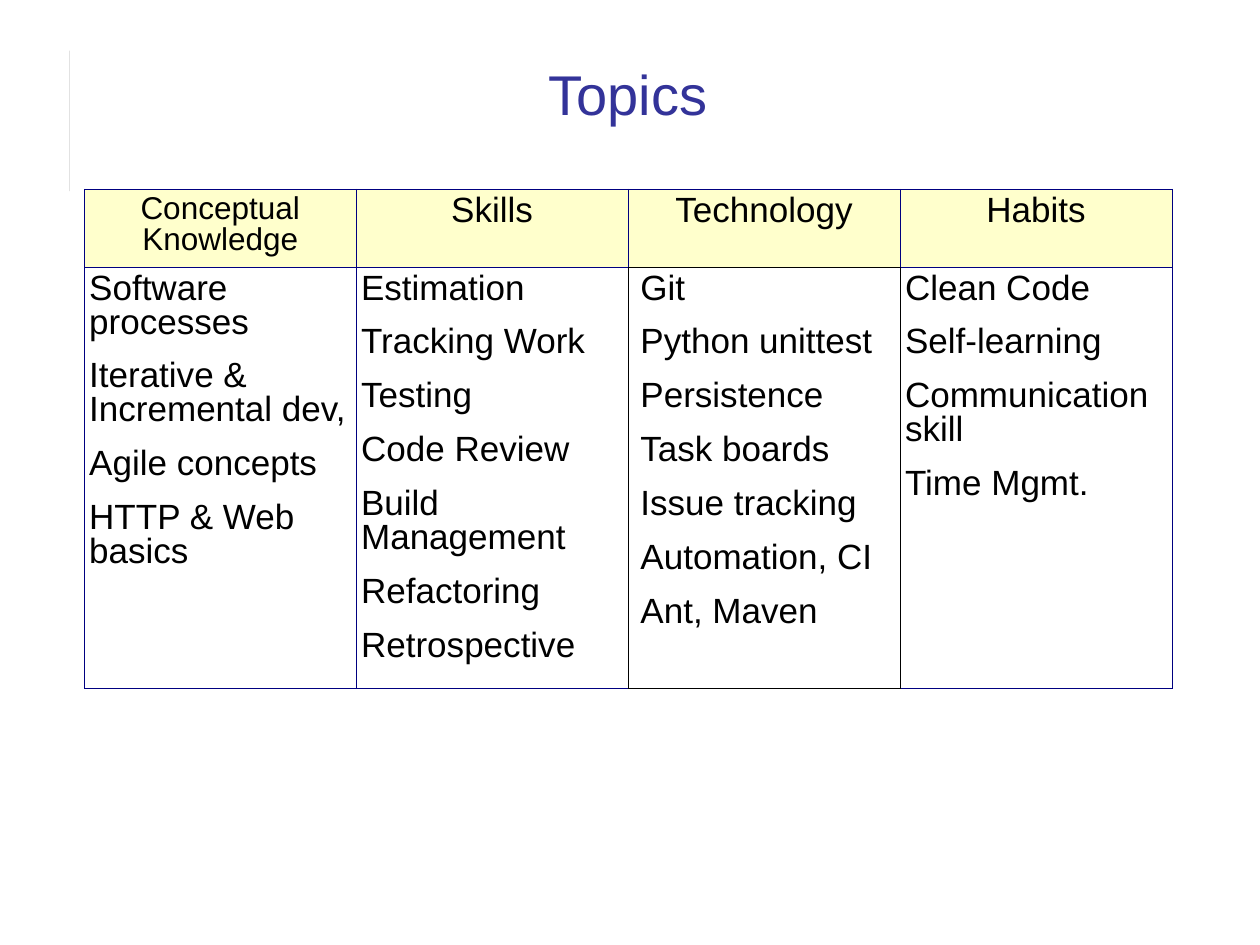
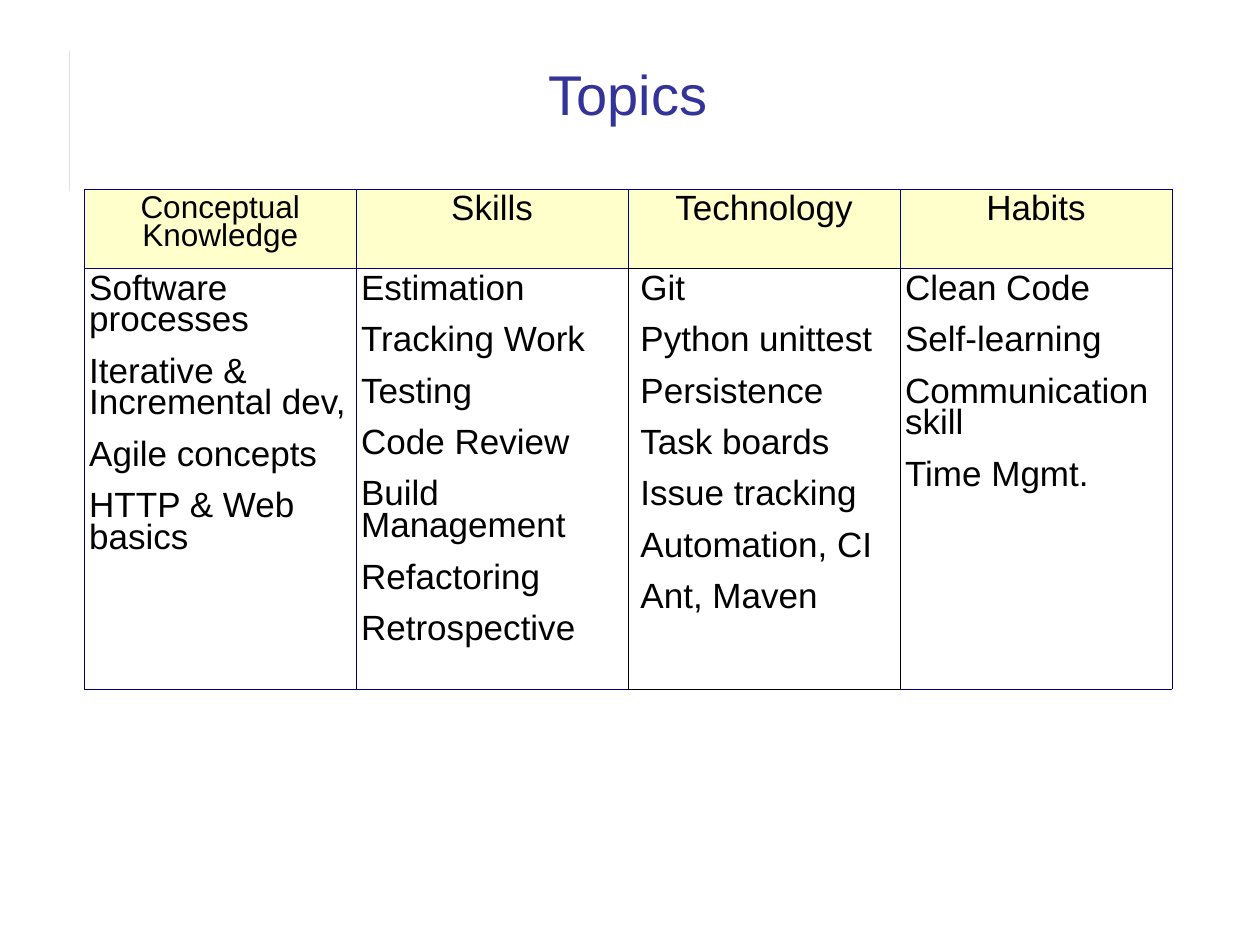
Before and after one commit to cpske/ISP, a slide deck: slide 4 of intro/Introduction-to-Course.ppt. Drawn at 1260x945 pixels with LibreOffice and Linux fonts; fonts in the diff are those of the drawing. Boxes give left, top, right and bottom in pixels: in the first picture for what was removed or moved away, otherwise in the second. Text is boxed around its words. In the diff, an @@ line names an element or a change of style, - is before the commit and + after.

```diff
--- a/intro/Introduction-to-Course.ppt
+++ b/intro/Introduction-to-Course.ppt
@@ table at (x1=84, y1=189, x2=1173, y2=689) @@
@@ line spacing 0.87 to 0.81 @@
```
Also in this commit, not shown: 3 other slides changed, 3 other files.
